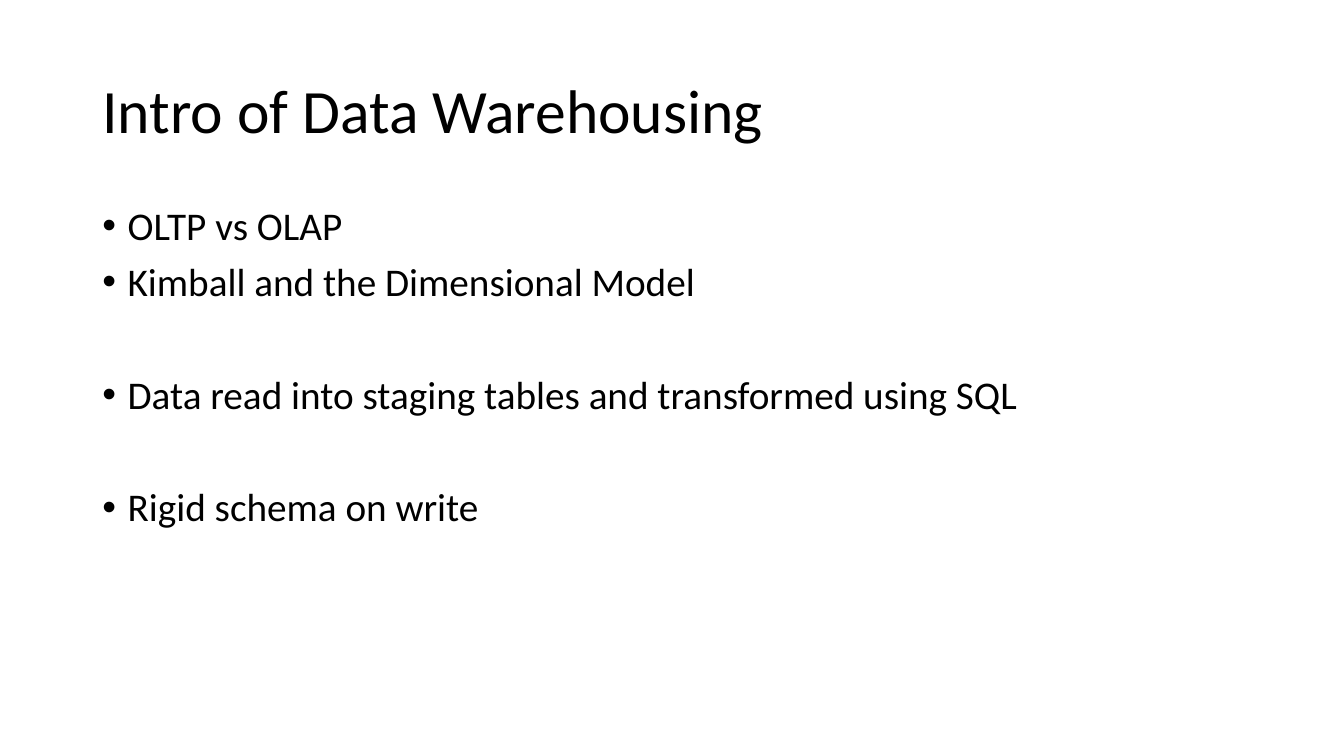
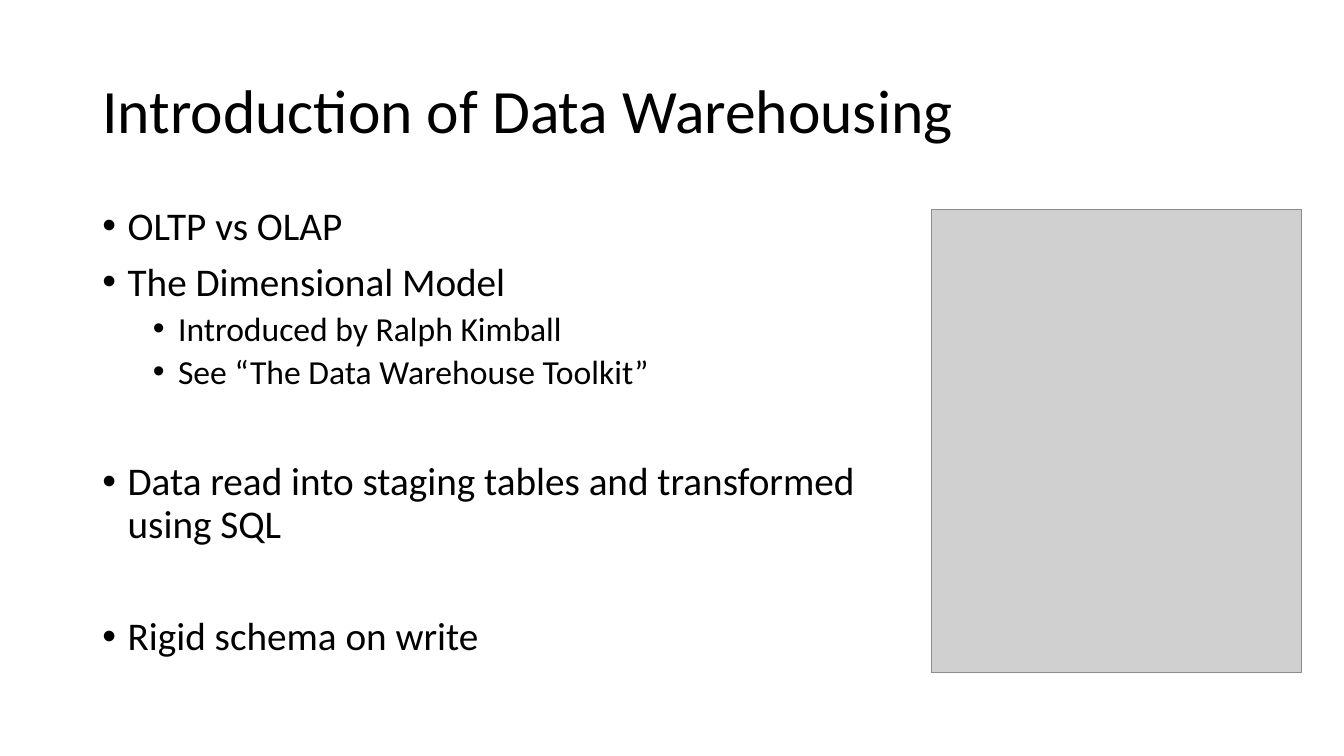
Before and after one commit to shswindell42/Presentations, a slide deck: slide 3 of Building a Data Lakehouse/Building a Data Lakehouse.pptx (slide 2 before the commit). Drawn at 1344x756 pixels with LibreOffice and Linux fonts; fonts in the diff are those of the drawing; grey boxes stand for pictures. Boxes give left, top, right and bottom in pixels: in the first picture for what was removed or moved away, otherwise in the second. Text is boxed around its words. In the diff, an @@ line names an element or a change of style, - is before the commit and + after.

```diff
--- a/Building a Data Lakehouse/Building a Data Lakehouse.pptx
+++ b/Building a Data Lakehouse/Building a Data Lakehouse.pptx
@@ title at bbox=[102, 90, 952, 144]: text changed @@
-Intro of Data Warehousing
+Introduction of Data Warehousing
@@ picture added at bbox=[932, 210, 1302, 674] @@
@@ text at bbox=[128, 268, 649, 385]: text changed; size 28 to 24 pt @@
-• Kimball and the Dimensional Model
+• The Dimensional Model
+  • Introduced by Ralph Kimball
+  • See “The Data Warehouse Toolkit”
```
Also in this commit, not shown: 4 other slides changed, 7 slides added.
